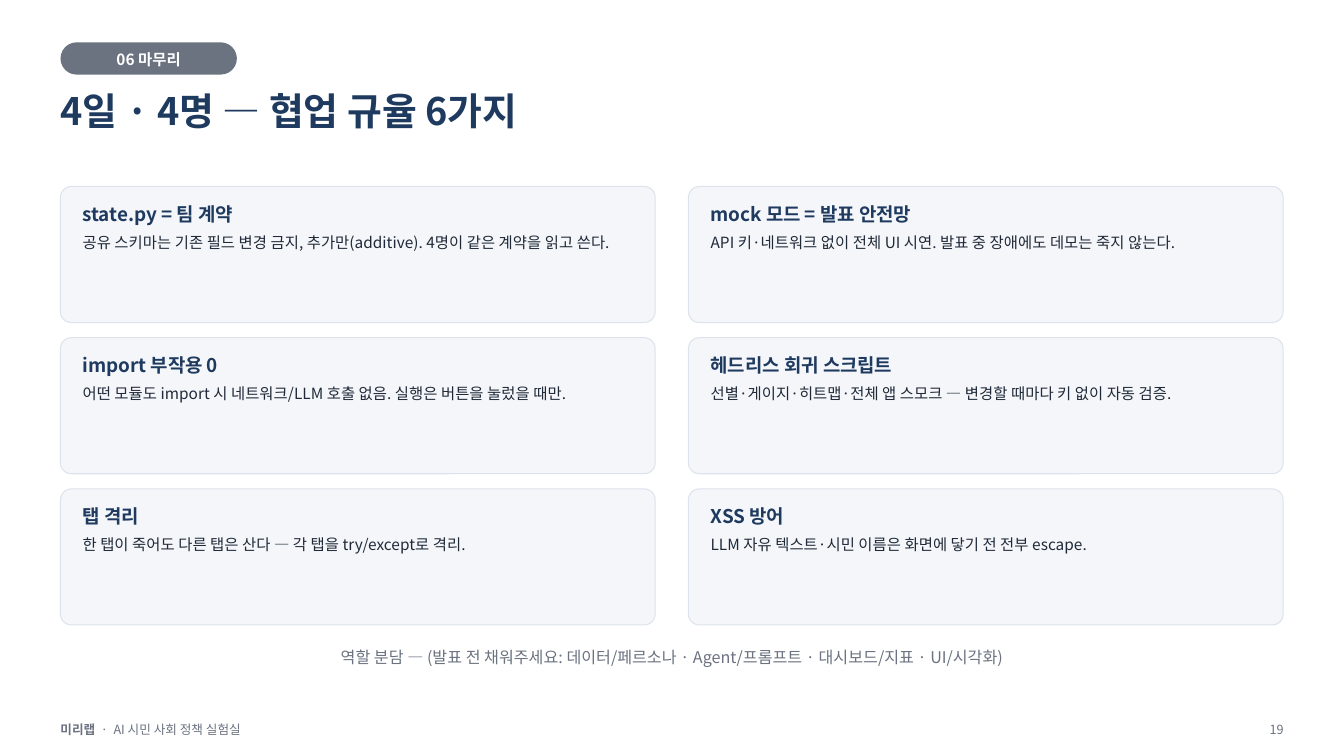
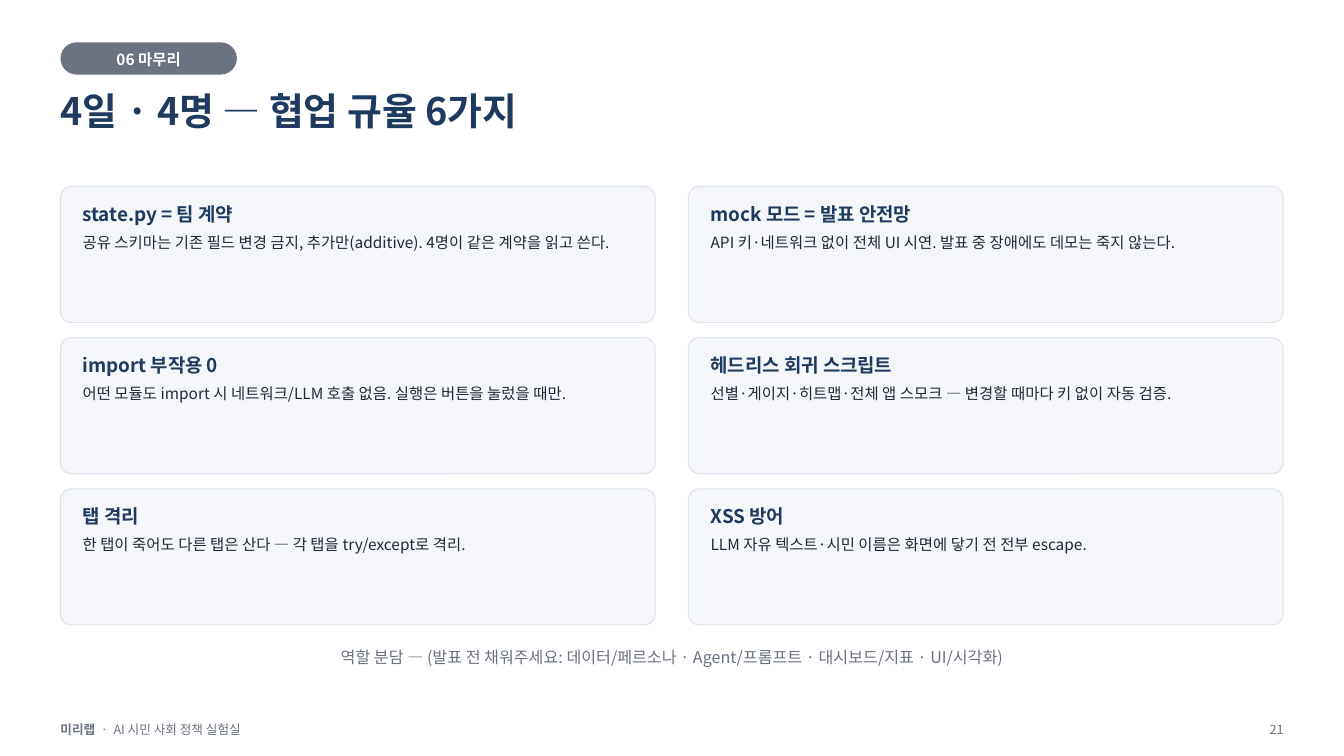
Before and after one commit to minoak/MiriLab_1, a slide deck: slide 21 of notebooks/미리랩_발표.pptx (slide 19 before the commit). Drawn at 1344x756 pixels with LibreOffice and Linux fonts; fonts in the diff are those of the drawing. Boxes give left, top, right and bottom in pixels: in the first picture for what was removed or moved away, otherwise in the second. Text is boxed around its words. In the diff, an @@ line names an element or a change of style, - is before the commit and + after.

```diff
--- a/notebooks/미리랩_발표.pptx
+++ b/notebooks/미리랩_발표.pptx
@@ text at (x1=1270, y1=724, x2=1284, y2=734): text changed @@
-19
+21
```
Also in this commit, not shown: 14 other slides changed, 3 slides added, 1 slide removed, 25 other files.
